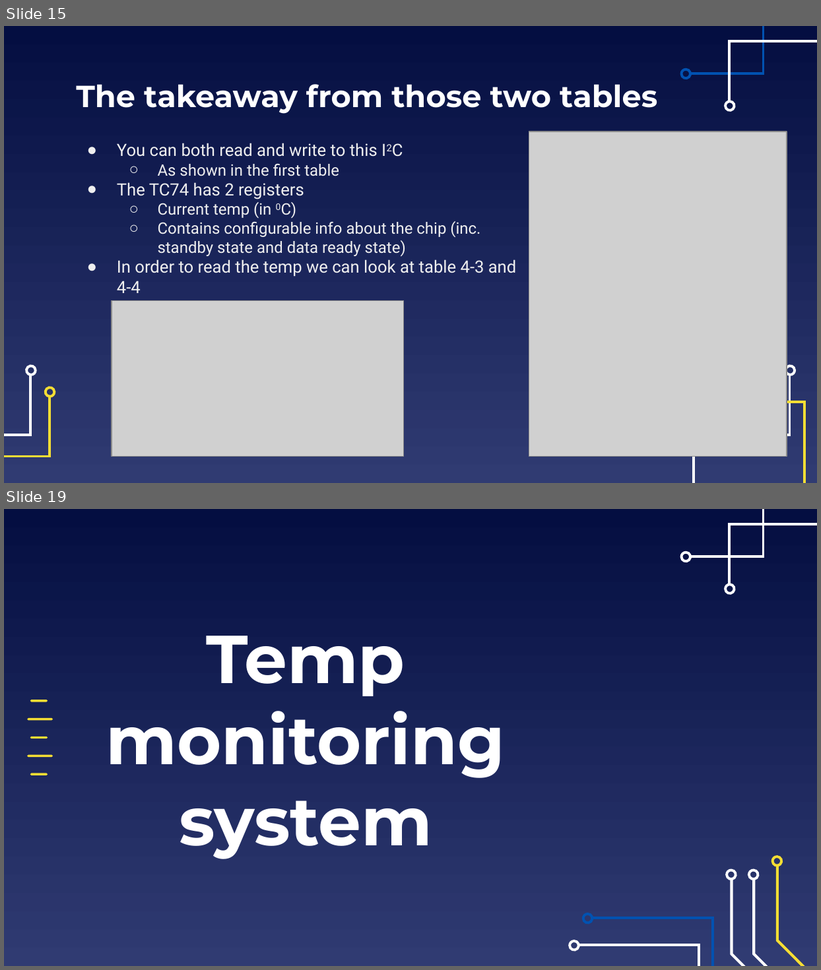
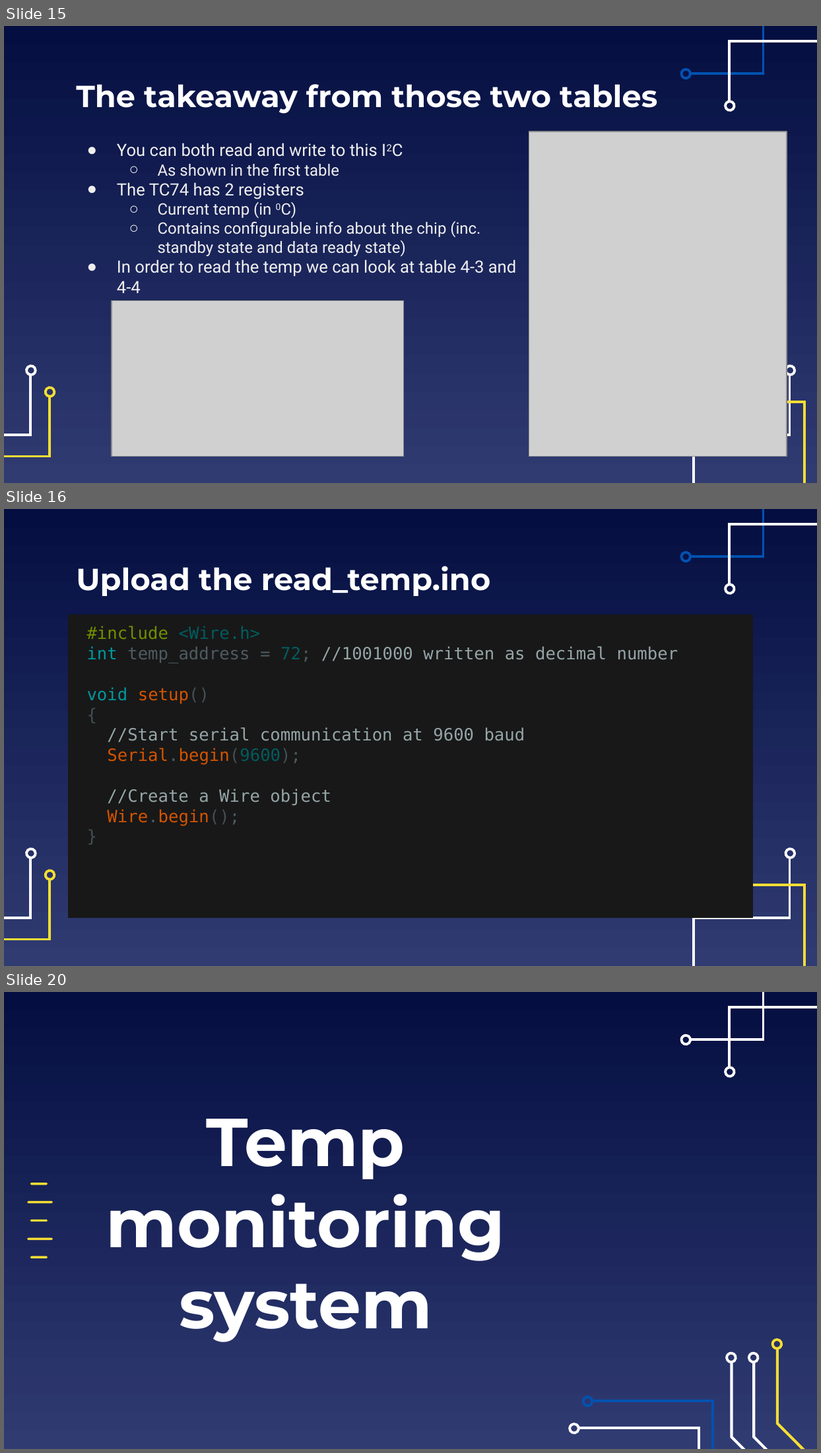
Before and after one commit to EELabMan/Arduino-6-I2C-bus, a slide deck: Arduino Workshop 6 I2C Bus.pptx. Shown one above the other, each under a label of ours: slides 15 and 19 before the commit, slides 15, 16 and 20 after it; the slides between them are not shown. The pictures are 821x970 and 821x1453 pixels, drawn with LibreOffice and Linux fonts; fonts in the diff are those of the drawing; grey boxes stand for pictures. Boxes give left, top, right and bottom in pixels: in the first picture for what was removed or moved away, otherwise in the second. Text is boxed around its words. In the diff, an @@ line names an element or a change of style, - is before the commit and + after.

```diff
--- a/Arduino Workshop 6 I2C Bus.pptx
+++ b/Arduino Workshop 6 I2C Bus.pptx
@@ slide 16 added at box(4, 509, 817, 966), background gradient #040E41 to #303B72; not listed: 11 template elements that a slide beside it also shows @@
@@ title added at box(76, 566, 491, 596), 27 pt, text #FFFFFF, bold @@
+Upload the read_temp.ino
@@ text added at box(68, 615, 754, 919), fill #181818, 15 pt, text #95A5A6 @@
+#include <Wire.h>
+int temp_address = 72; //1001000 written as decimal number
+void setup()
+{
+//Start serial communication at 9600 baud
+Serial.begin(9600);
+//Create a Wire object
+Wire.begin();
+}
@@ what was slide 19 is now slide 20 @@
```
Also in this commit, not shown: 7 slides changed, 2 other slides added, 2 slides removed, 2 other files.
